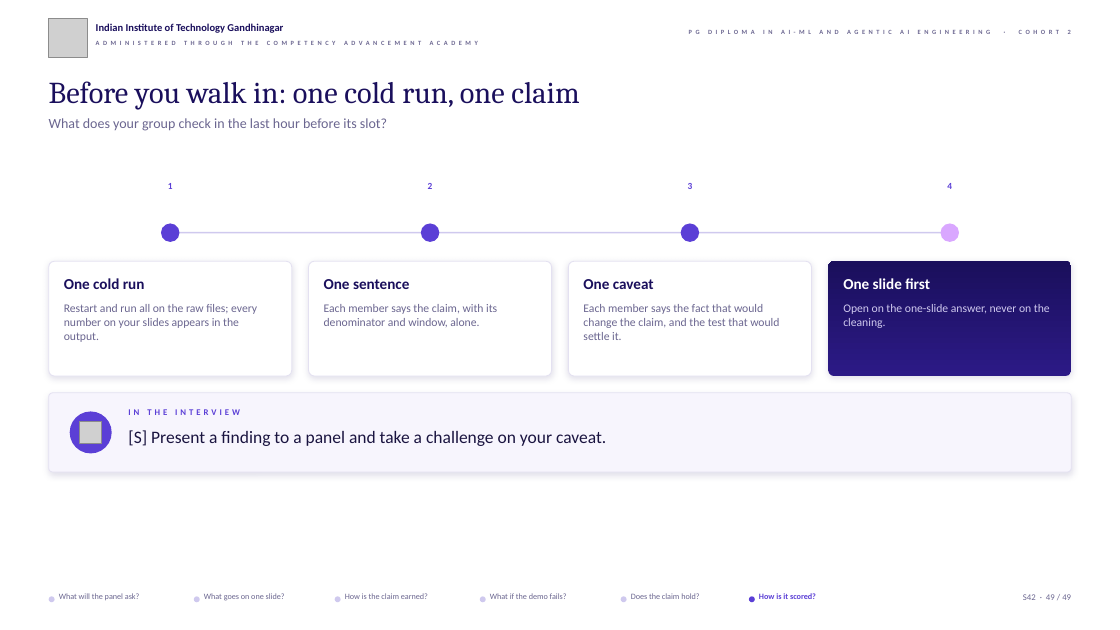
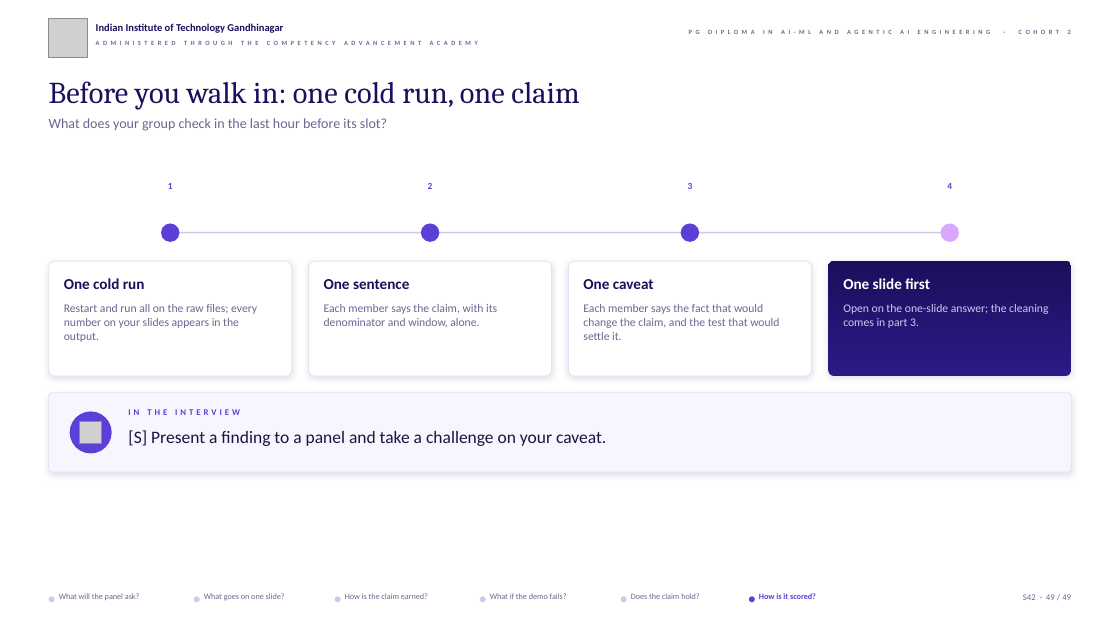
Before and after one commit to fde-academy-lab/c2-content-factory, a slide deck: slide 49 of content/W03/SAT/slides/C2_W03_SAT_presentation_format_STUDENT.pptx. Drawn at 1120x630 pixels with LibreOffice and Linux fonts; fonts in the diff are those of the drawing; grey boxes stand for pictures; background and template pictures are left out. Boxes give left, top, right and bottom in pixels: in the first picture for what was removed or moved away, otherwise in the second. Text is boxed around its words. In the diff, an @@ line names an element or a change of style, - is before the commit and + after.

```diff
--- a/content/W03/SAT/slides/C2_W03_SAT_presentation_format_STUDENT.pptx
+++ b/content/W03/SAT/slides/C2_W03_SAT_presentation_format_STUDENT.pptx
@@ text at (x1=843, y1=304, x2=1048, y2=328): text changed @@
-Open on the one-slide answer, never on the cleaning.
+Open on the one-slide answer; the cleaning comes in part 3.
```
Also in this commit, not shown: 5 other slides changed, 7 other files.
